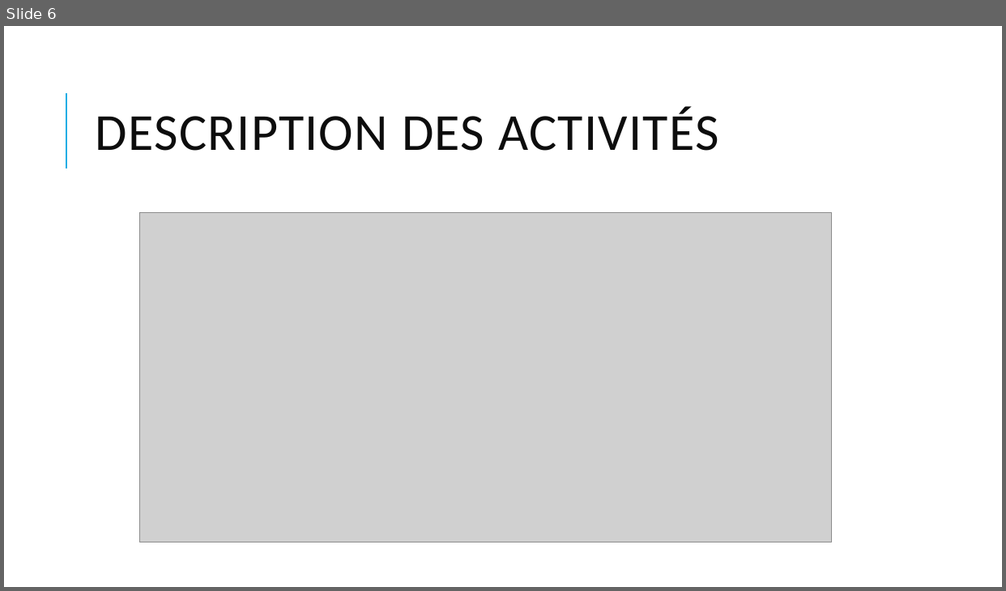
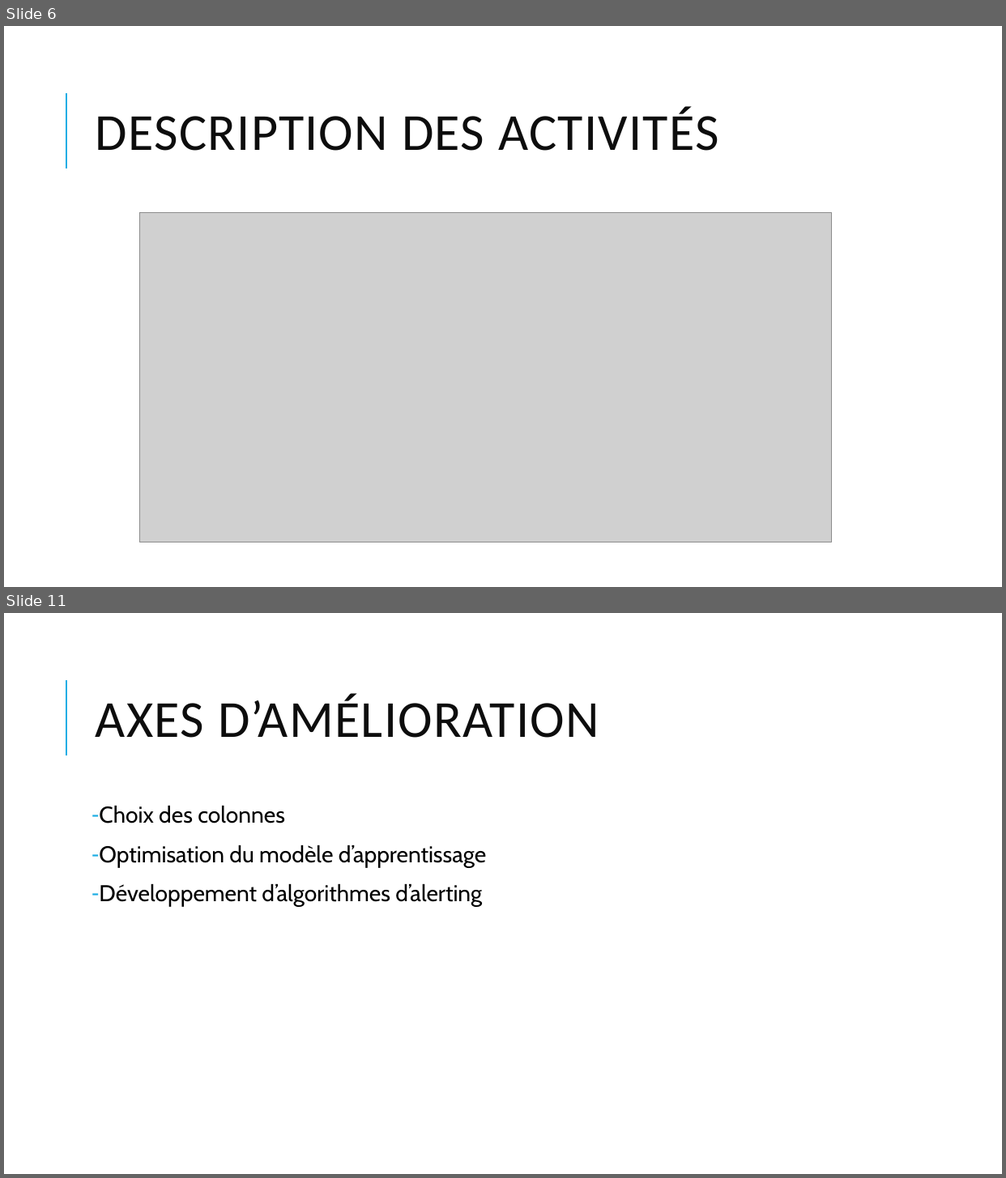
Before and after one commit to HugoLabedade/ml_france_travail, a slide deck: France travail.pptx. Shown one above the other, each under a label of ours: slide 6 before the commit, slides 6 and 11 after it; the slides between them are not shown. The pictures are 1006x591 and 1006x1178 pixels, drawn with LibreOffice and Linux fonts; fonts in the diff are those of the drawing; grey boxes stand for pictures. Boxes give left, top, right and bottom in pixels: in the first picture for what was removed or moved away, otherwise in the second. Text is boxed around its words. In the diff, an @@ line names an element or a change of style, - is before the commit and + after.

```diff
--- a/France travail.pptx
+++ b/France travail.pptx
@@ slide 11 added at <box>4,613,1002,1174</box>, background #FFFFFF; not listed: 1 template element that a slide beside it also shows @@
@@ title added at <box>96,693,599,738</box>, 50 pt, text #0D0D0D @@
+AXES D’AMÉLIORATION
@@ text added at <box>99,805,487,907</box>, 22 pt, text #000000 @@
+– Choix des colonnes
+– Optimisation du modèle d’apprentissage
+– Développement d’algorithmes d’alerting
```
Also in this commit, not shown: 1 slide changed, 3 other slides added, 1 slide removed.
